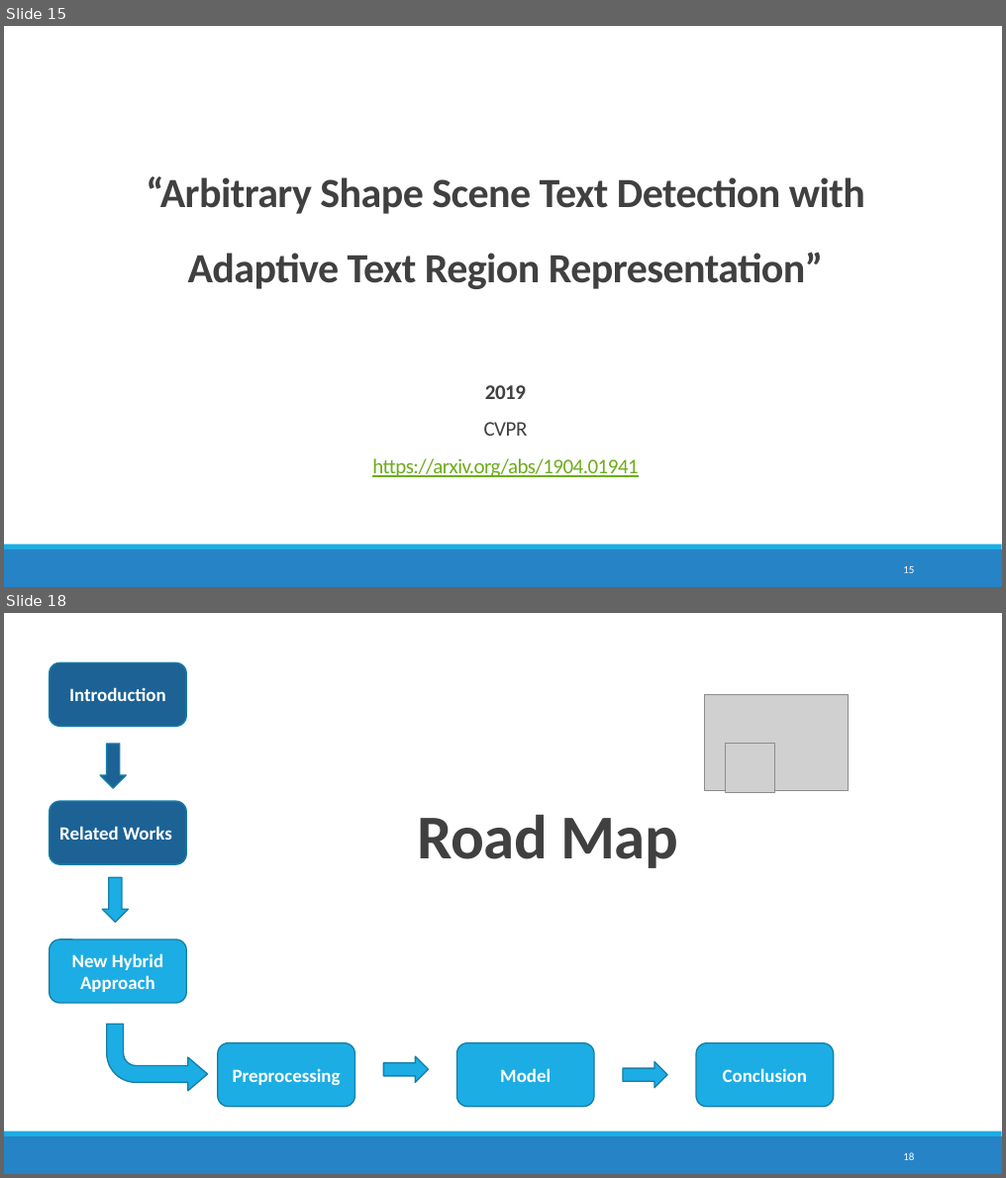
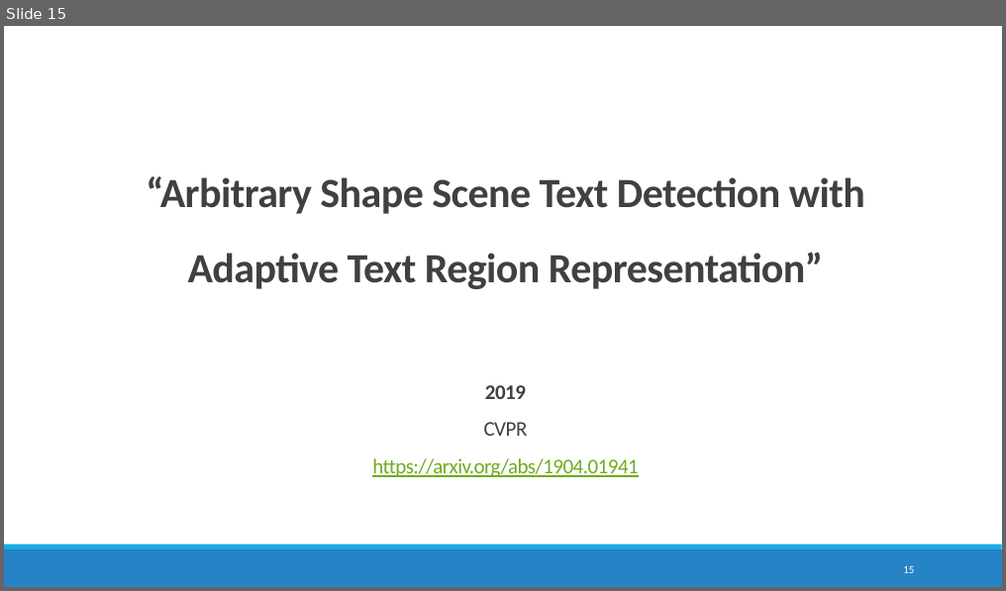
Before and after one commit to maryamhashemi/Text-Localization, a slide deck: Text Localization.pptx. Shown one above the other, each under a label of ours: slides 15 and 18 before the commit, slide 15 after it; the slides between them are not shown. The pictures are 1006x1178 and 1006x591 pixels, drawn with LibreOffice and Linux fonts; fonts in the diff are those of the drawing; grey boxes stand for pictures. Boxes give left, top, right and bottom in pixels: in the first picture for what was removed or moved away, otherwise in the second. Text is boxed around its words. In the diff, an @@ line names an element or a change of style, - is before the commit and + after.

```diff
--- a/Text Localization.pptx
+++ b/Text Localization.pptx
@@ slide 18 removed at <box>4,613,1002,1174</box>, background #FFFFFF; not listed: 2 template elements that a slide beside it also shows @@
@@ rounded rectangle removed at <box>49,663,186,727</box> @@
-Introduction
@@ picture removed at <box>705,694,848,790</box> @@
@@ down arrow removed at <box>100,744,126,788</box> @@
@@ picture removed at <box>726,743,775,792</box> @@
@@ rounded rectangle removed at <box>49,802,186,865</box> @@
-Related Works
@@ text removed at <box>417,815,678,868</box> @@
-Road Map
@@ down arrow removed at <box>102,878,129,923</box> @@
@@ rounded rectangle removed at <box>49,940,186,1003</box> @@
-New Hybrid Approach
@@ bent arrow removed at <box>107,1024,208,1090</box> @@
@@ rounded rectangle removed at <box>218,1044,354,1107</box> @@
-Preprocessing
@@ down arrow removed at <box>384,1057,429,1083</box> @@
@@ rounded rectangle removed at <box>456,1044,594,1107</box> @@
-Model
@@ rounded rectangle removed at <box>696,1044,834,1107</box> @@
-Conclusion
@@ down arrow removed at <box>623,1061,667,1088</box> @@
@@ page number removed at <box>903,1153,914,1160</box> @@
-18
```
Also in this commit, not shown: 23 other slides removed.
